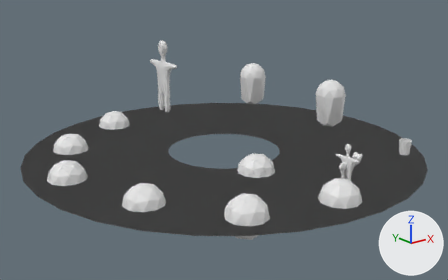
Before and after pictures for a commit that changed the Blender file scenes/starbucks.blend.
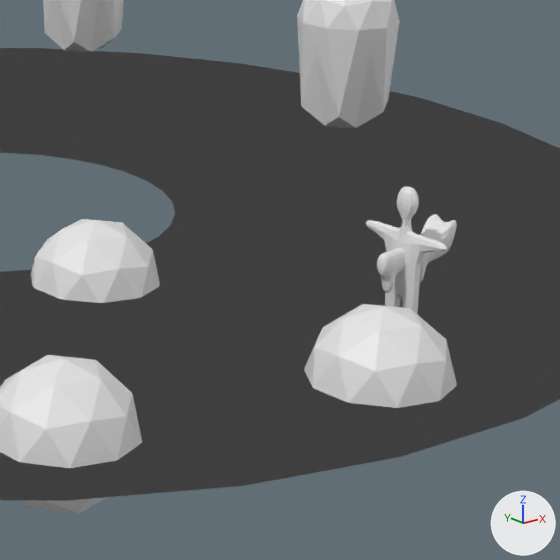
Each version appears first whole from a camera (50 mm lens) standing at (-22.77, -20.08, 12.02) and looking at (-0.26, 8.06, 0.76), and next in a close-up on the part from 51% to 88% of the width and 32% to 91% of the height. The axes (+X, +Y, +Z) are drawn at lower right. The lights are the same throughout.

Names of what the first close-up shows: 'Cat', 'CoffeeBeans', 'Customer', 'Customer.001', 'Human', 'Platform', 'Sugar', 'WalkMesh', 'Water'.
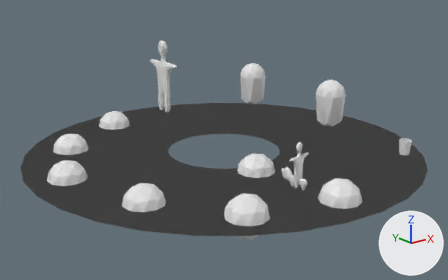
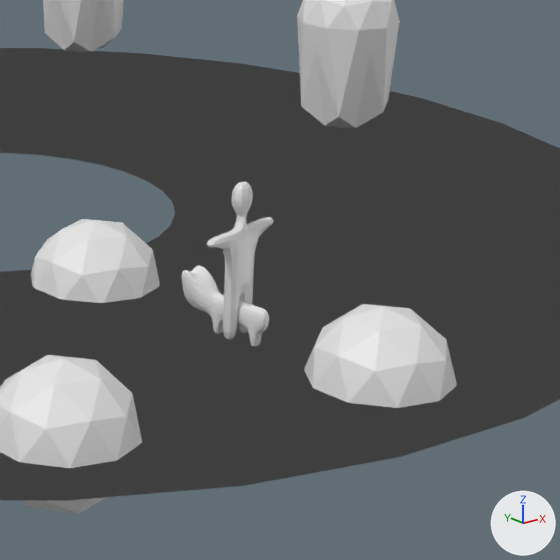
Boxes (x1, y1, x2, y2) around the edits, measured in the close-ups (560 x 560 px):
'Human', moved, turned: before (365, 186, 448, 315); after (207, 182, 274, 340)
'Cat', moved, turned: before (377, 214, 457, 292); after (182, 265, 269, 346)

What changed in the scene script:
```text
Change ob_cat:
    ob_cat.location: (1.6, 0.0, 1.0) -> (-1.0, 1.0, 0.43)
    ob_cat.rotation_euler: (0.0, 0.0, 0.0) -> (0.0, 0.0, 1.656)  # degrees (0, 0, 0) -> degrees (0, 0, 95)
Change ob_human:
    ob_human.location: (1.6, 0.0, 1.0) -> (-1.0, 1.0, 1.35)
    ob_human.rotation_euler: (0.0, 3.142, 0.0) -> (0.0, 3.142, 1.714)  # degrees (0, 180, 0) -> degrees (0, 180, 98)
```
